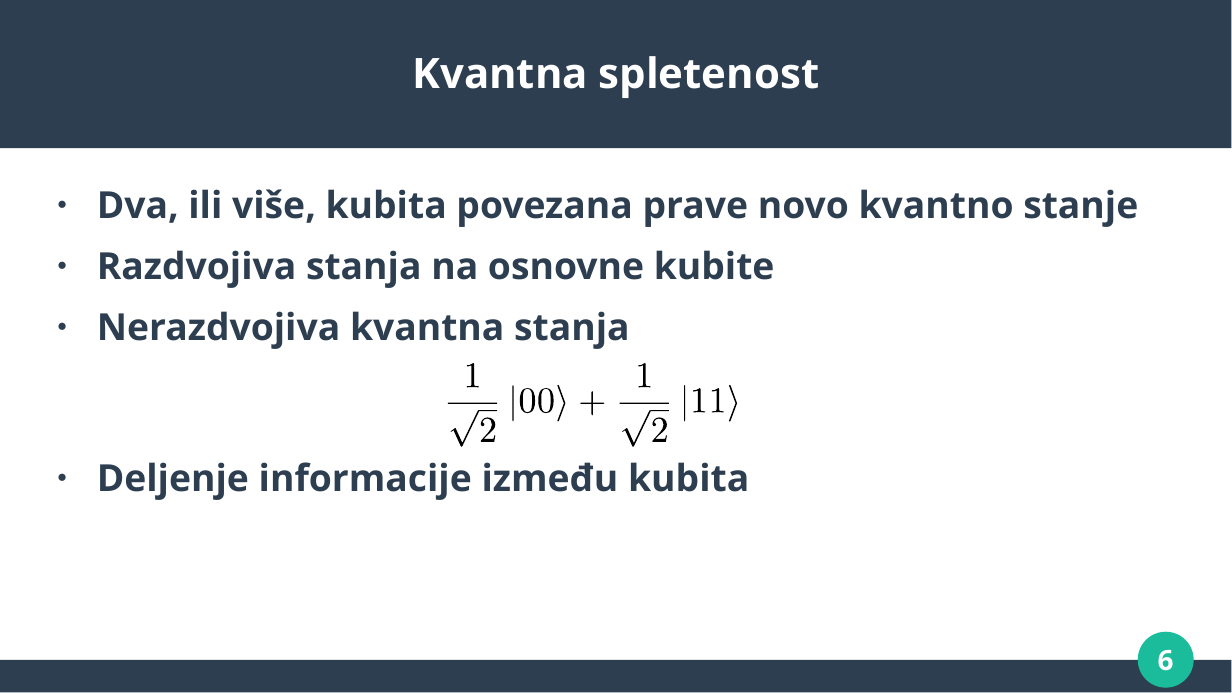
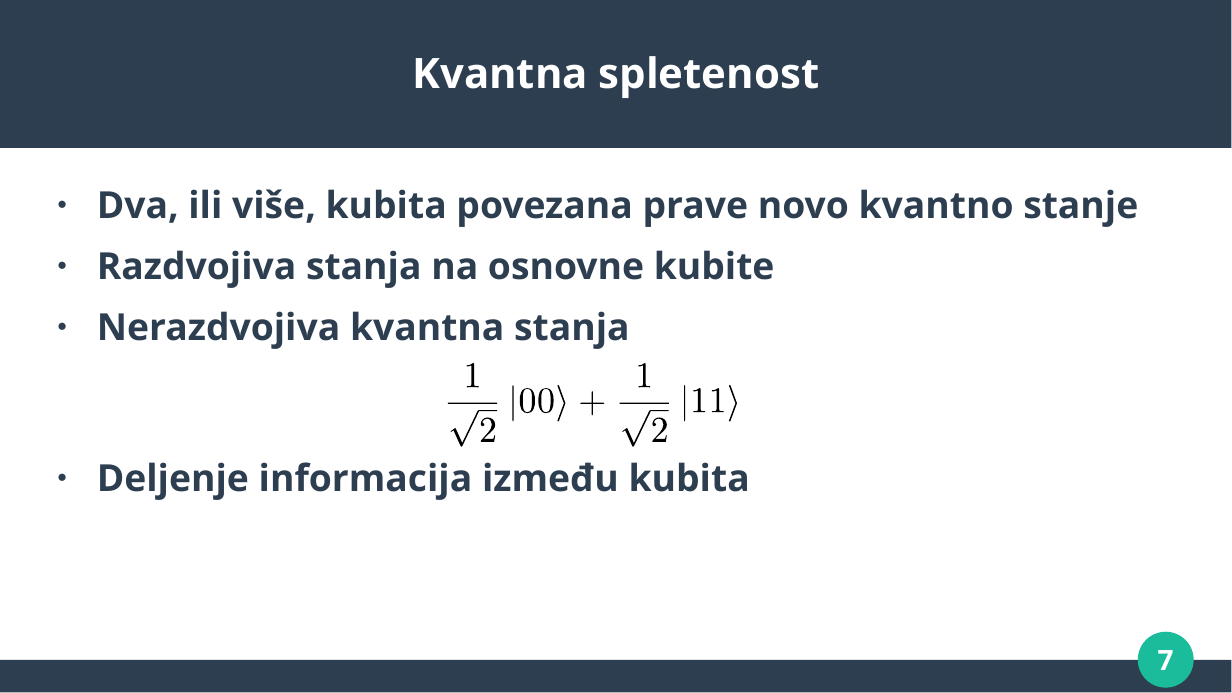
Before and after one commit to MilanBojic1999/Diplomski, a slide deck: slide 7 of presentation/Diplomski - prezentacija.pptx (slide 6 before the commit). Drawn at 1232x693 pixels with LibreOffice and Linux fonts; fonts in the diff are those of the drawing. Boxes give left, top, right and bottom in pixels: in the first picture for what was removed or moved away, otherwise in the second. Text is boxed around its words. In the diff, an @@ line names an element or a change of style, - is before the commit and + after.

```diff
--- a/presentation/Diplomski - prezentacija.pptx
+++ b/presentation/Diplomski - prezentacija.pptx
@@ text at (97,462,750,500): text changed @@
-● Deljenje informacije između kubita
+● Deljenje informacija između kubita
@@ page number at (1158,650,1174,670): text changed @@
-6
+7
```
Also in this commit, not shown: 25 other slides changed, 2 slides added, 1 other file.
